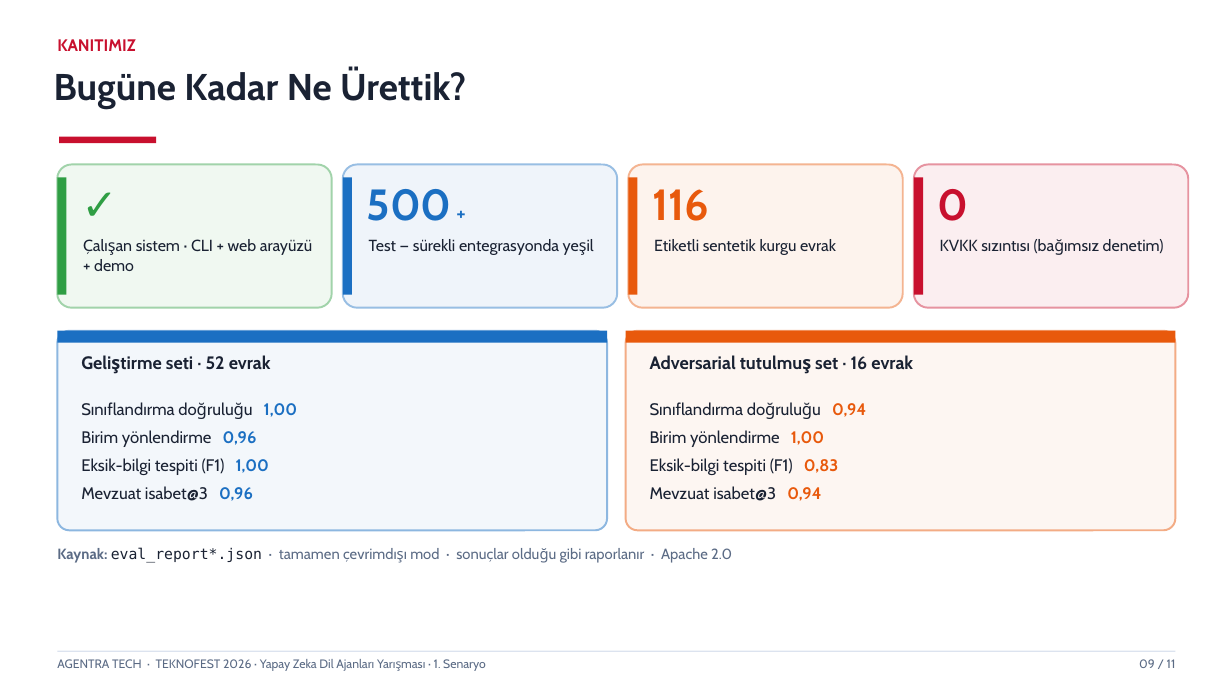
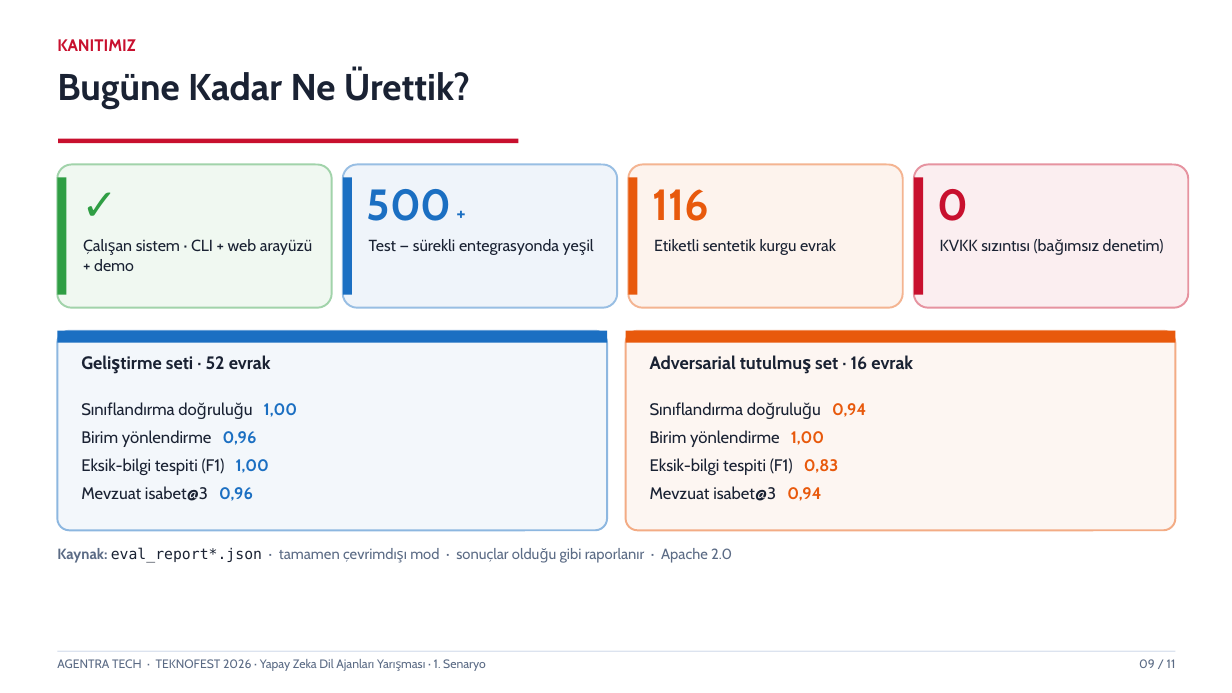
Before and after one commit to msgxr/teknofest-2026-kamu-evrak-akilli-ajan, a slide deck: slide 9 of presentations/Agentra_Tech_Takim_Tanitim_Sunum.pptx. Drawn at 1232x693 pixels with LibreOffice and Linux fonts; fonts in the diff are those of the drawing. Boxes give left, top, right and bottom in pixels: in the first picture for what was removed or moved away, otherwise in the second. Text is boxed around its words. In the diff, an @@ line names an element or a change of style, - is before the commit and + after.

```diff
--- a/presentations/Agentra_Tech_Takim_Tanitim_Sunum.pptx
+++ b/presentations/Agentra_Tech_Takim_Tanitim_Sunum.pptx
@@ text "Bugüne Kadar Ne Ürettik?": place and size @@
-text "Bugüne Kadar Ne Ürettik?" at [54,68,466,108]
+text "Bugüne Kadar Ne Ürettik?" at [57,68,470,108]
@@ rectangle: place and size @@
-rectangle at [59,137,156,143]
+rectangle at [58,139,518,143]
```
Also in this commit, not shown: 9 other slides changed, 2 other files.
